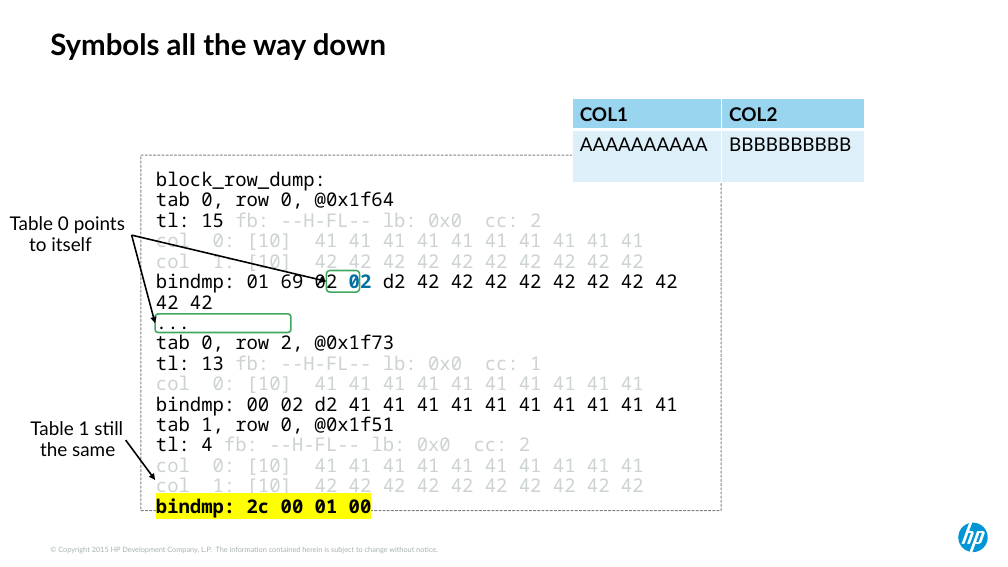
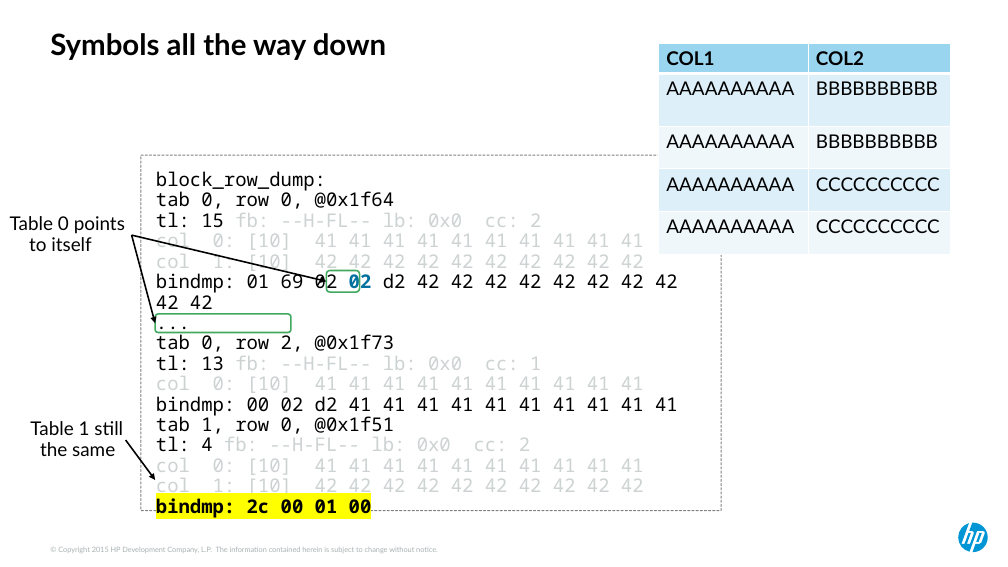
Before and after one commit to Dyland28/HP-Data-Compression, a slide deck: slide 10 of compression_sand_weiss_hotsos_2018.pptx. Drawn at 1008x567 pixels with LibreOffice and Linux fonts; fonts in the diff are those of the drawing. Boxes give left, top, right and bottom in pixels: in the first picture for what was removed or moved away, otherwise in the second. Text is boxed around its words. In the diff, an @@ line names an element or a change of style, - is before the commit and + after.

```diff
--- a/compression_sand_weiss_hotsos_2018.pptx
+++ b/compression_sand_weiss_hotsos_2018.pptx
@@ table at (659, 43, 951, 254) @@
+row 3: AAAAAAAAAA | BBBBBBBBBB
+row 4: AAAAAAAAAA | CCCCCCCCCC
+row 5: AAAAAAAAAA | CCCCCCCCCC
@@ table: place and size @@
-table at (572, 99, 864, 182)
+table at (659, 43, 951, 254)
```
Also in this commit, not shown: 9 other slides changed.
